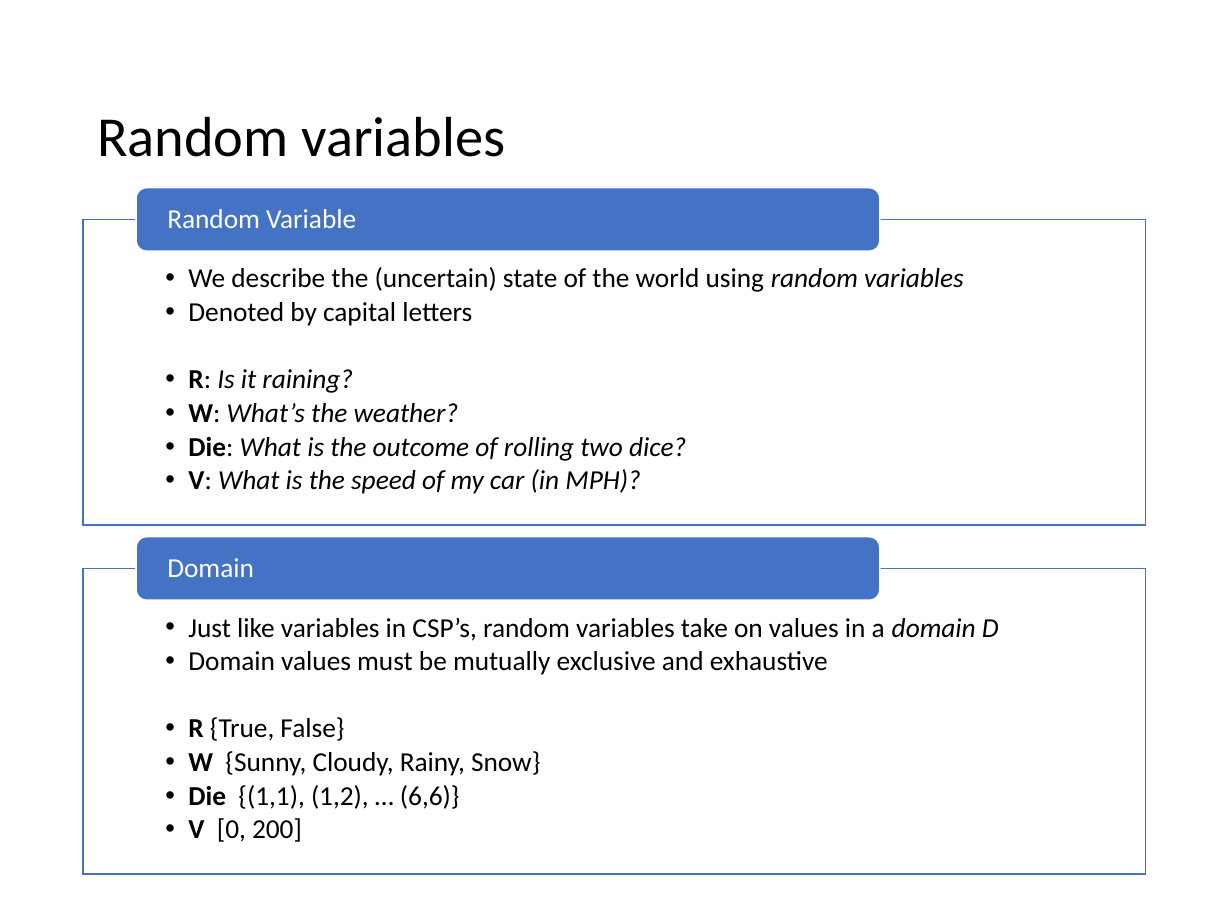
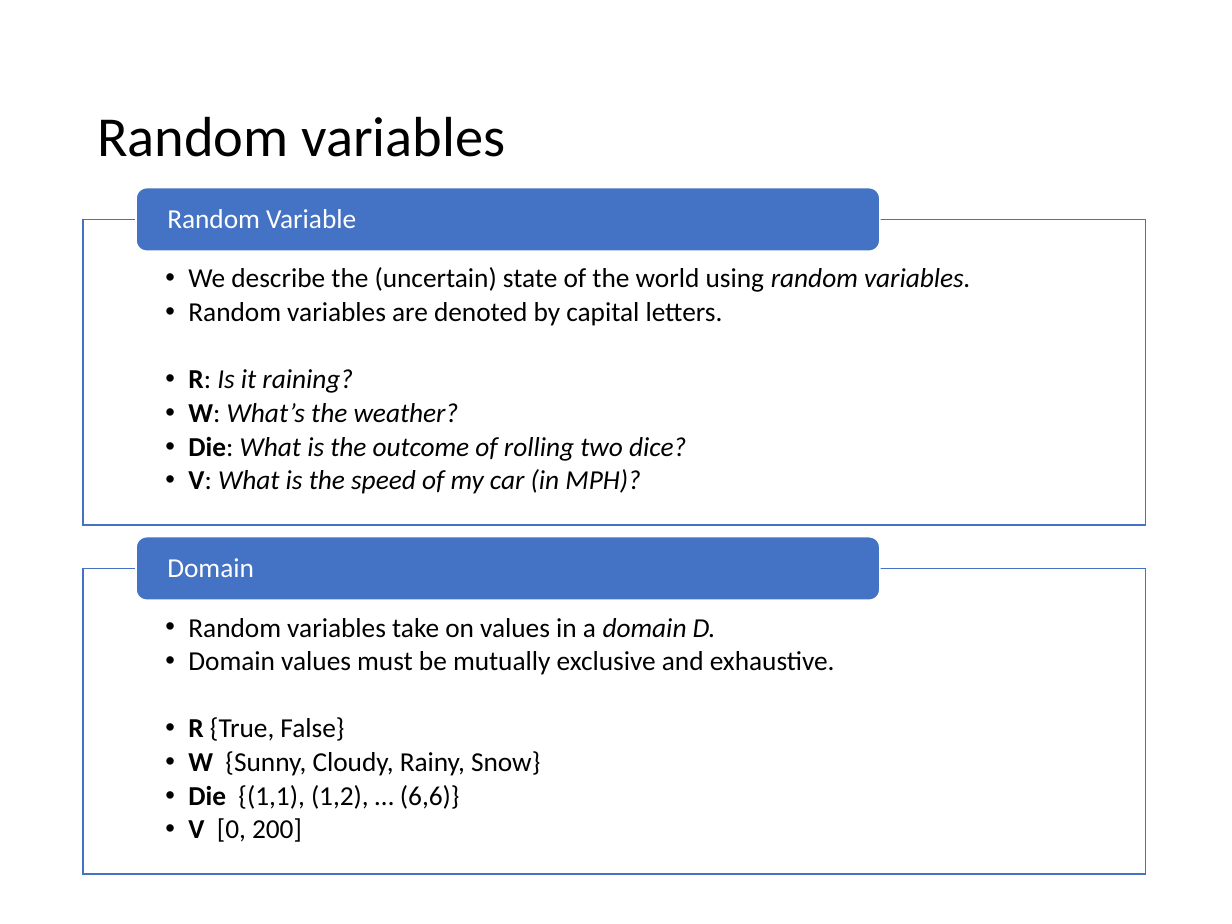
Before and after one commit to mhahsler/CS7320-AI, a slide deck: slide 7 of slides/12_uncertainty.pptx. Drawn at 1232x924 pixels with LibreOffice and Linux fonts; fonts in the diff are those of the drawing. Boxes give left, top, right and bottom in pixels: in the first picture for what was removed or moved away, otherwise in the second. Text is boxed around its words. In the diff, an @@ line names an element or a change of style, - is before the commit and + after.

```diff
--- a/slides/12_uncertainty.pptx
+++ b/slides/12_uncertainty.pptx
@@ text at [188, 267, 971, 326]: text changed @@
-  • We describe the (uncertain) state of the world using random variables
-  • Denoted by capital letters
+  • We describe the (uncertain) state of the world using random variables.
+  • Random variables are denoted by capital letters.
@@ text at [188, 618, 835, 675]: text changed @@
-  • Just like variables in CSP’s, random variables take on values in a domain D
-  • Domain values must be mutually exclusive and exhaustive
+  • Random variables take on values in a domain D.
+  • Domain values must be mutually exclusive and exhaustive.
```
Also in this commit, not shown: 7 other slides changed, 1 other file.
